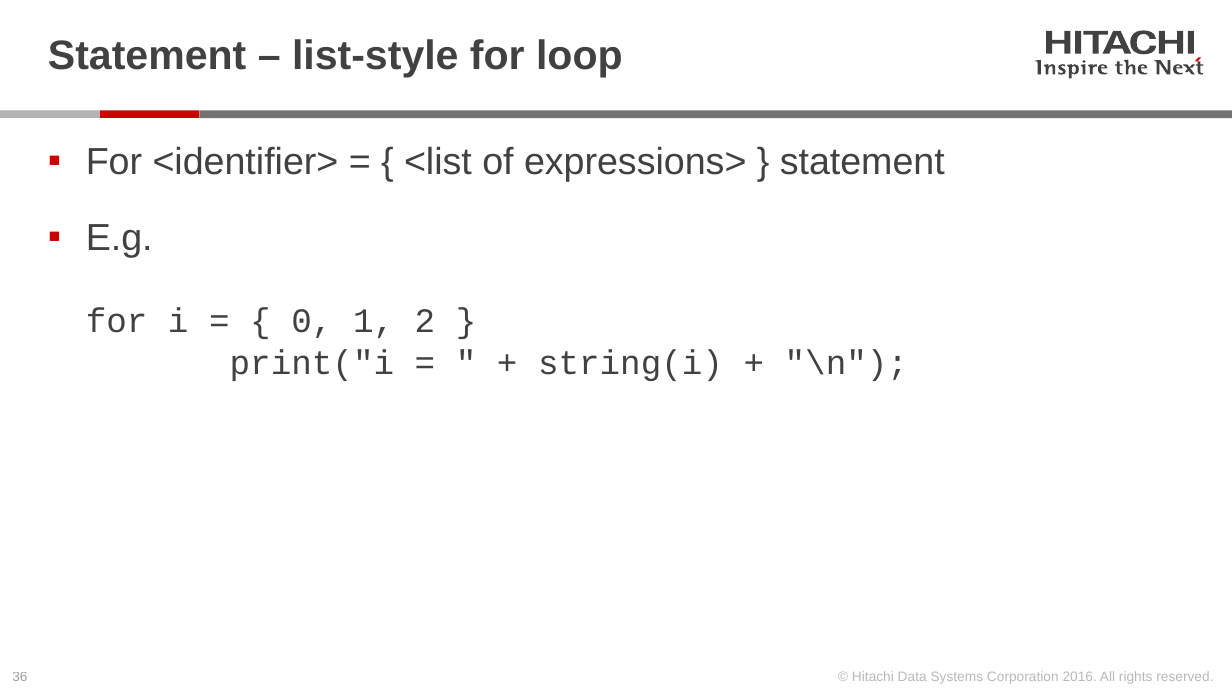
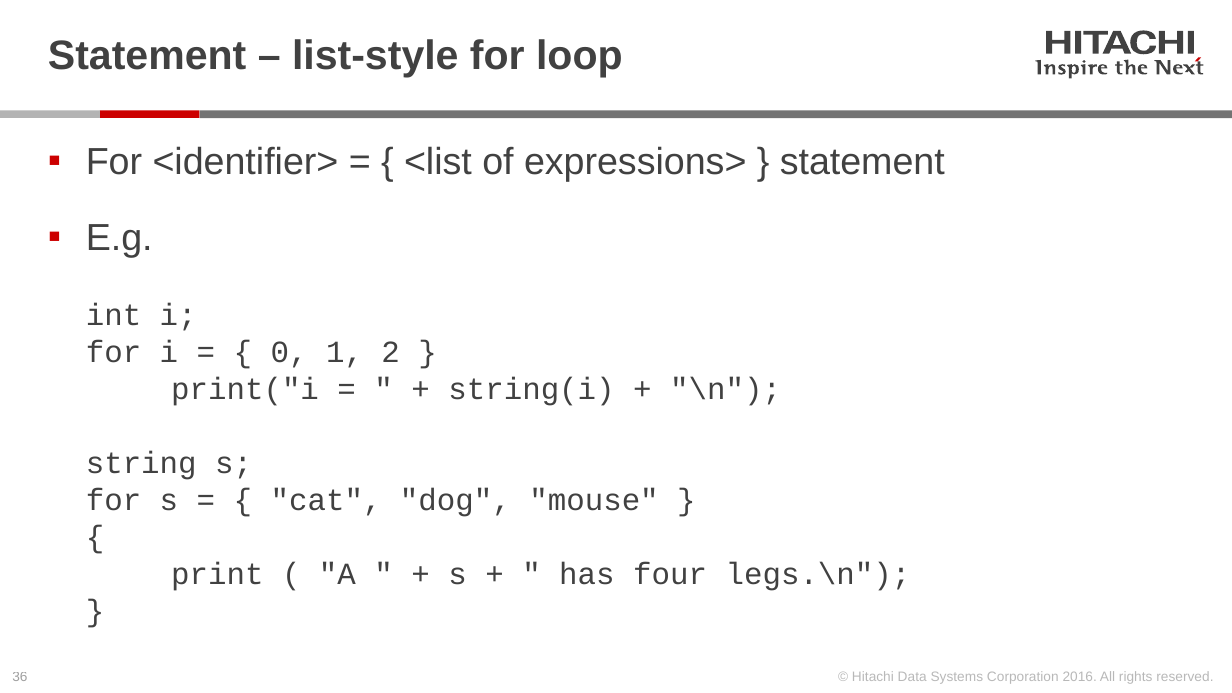
Before and after one commit to Hitachi-Data-Systems/ivy, a slide deck: slide 36 of doc/Programming ivy reference.pptx. Drawn at 1232x693 pixels with LibreOffice and Linux fonts; fonts in the diff are those of the drawing. Boxes give left, top, right and bottom in pixels: in the first picture for what was removed or moved away, otherwise in the second. Text is boxed around its words. In the diff, an @@ line names an element or a change of style, - is before the commit and + after.

```diff
--- a/doc/Programming ivy reference.pptx
+++ b/doc/Programming ivy reference.pptx
@@ text at <box>86,224,911,591</box>: text changed; size 20 to 18 pt @@
-▪ E.g.
-  for i = { 0, 1, 2 }
-  print("i = " + string(i) + "\n");
+▪ E.g.
+  int i;
+  for i = { 0, 1, 2 }
+  print("i = " + string(i) + "\n");
+  string s;
+  for s = { "cat", "dog", "mouse" }
+  {
+  print ( "A " + s + " has four legs.\n");
+  }
```
Also in this commit, not shown: 10 other slides changed, 1 other file.
